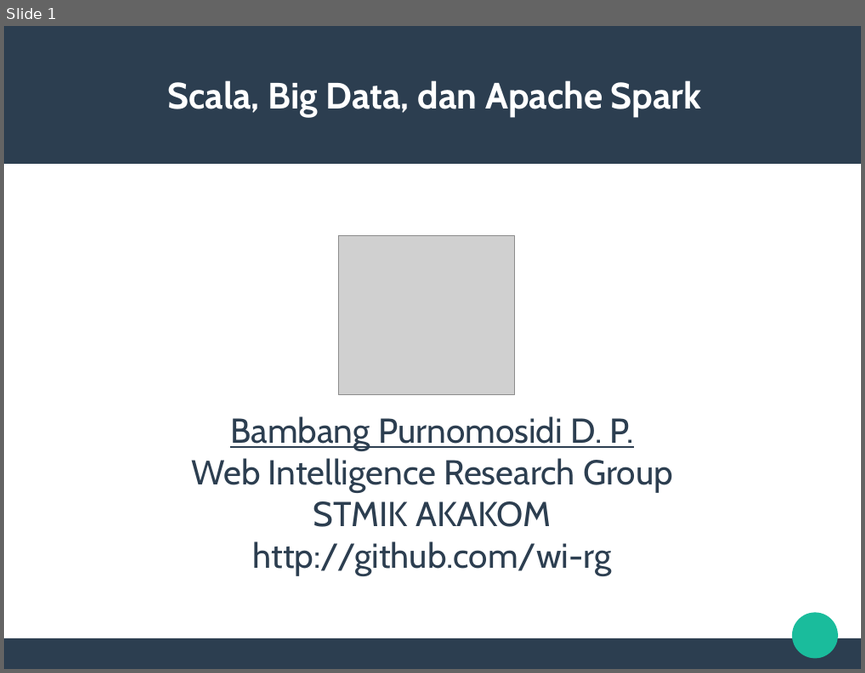
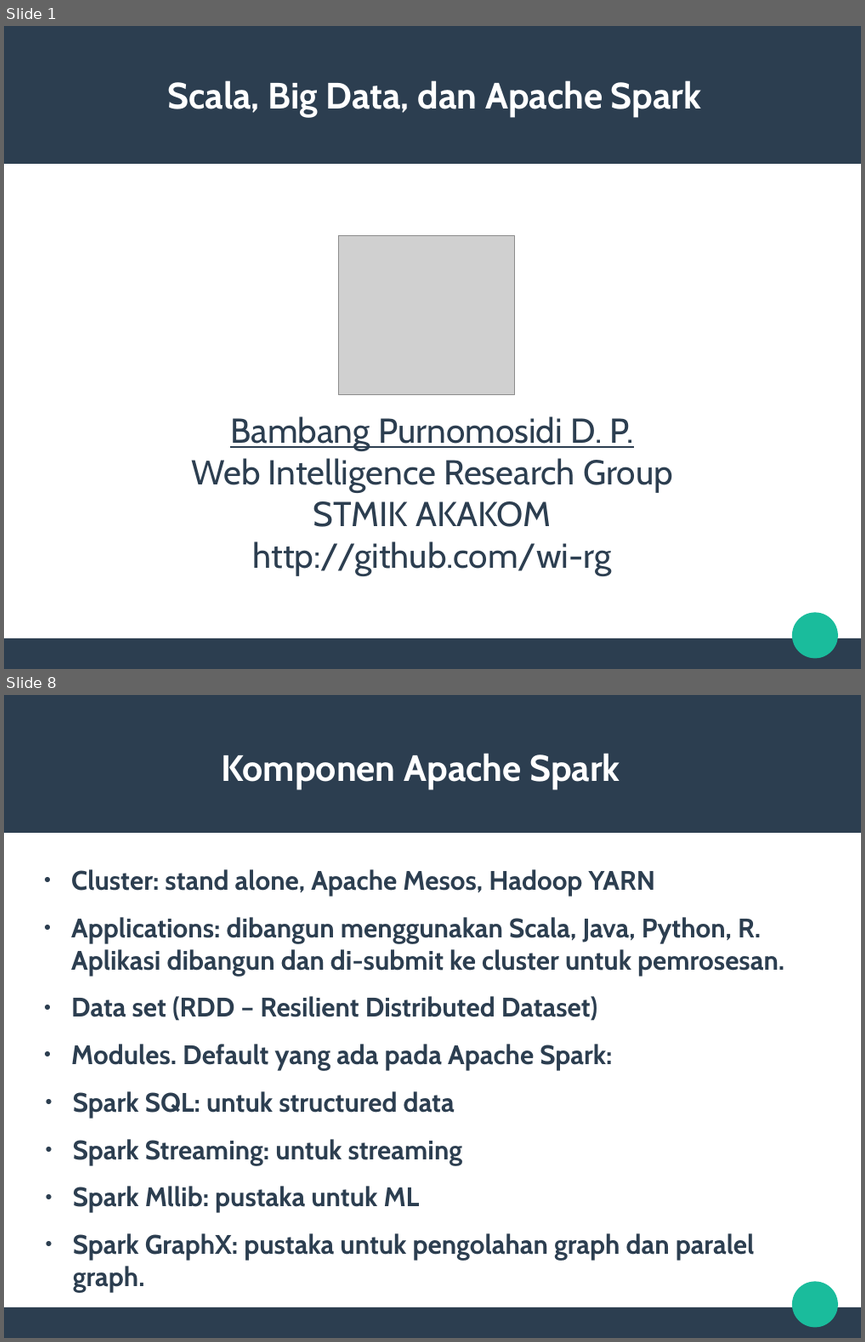
Before and after one commit to wi-rg/presentation, a slide deck: scala-bigdata-spark/scala-bigdata-spark.odp. Shown one above the other, each under a label of ours: slide 1 before the commit, slides 1 and 8 after it; the slides between them are not shown. The pictures are 865x673 and 865x1342 pixels, drawn with LibreOffice and Linux fonts; fonts in the diff are those of the drawing; grey boxes stand for pictures. Boxes give left, top, right and bottom in pixels: in the first picture for what was removed or moved away, otherwise in the second. Text is boxed around its words. In the diff, an @@ line names an element or a change of style, - is before the commit and + after.

Commit message:
Finish Scala-BigData-Spark presentation

```diff
--- a/scala-bigdata-spark/scala-bigdata-spark.odp
+++ b/scala-bigdata-spark/scala-bigdata-spark.odp
@@ slide 8 added at [4, 695, 861, 1338], background #FFFFFF; not listed: 3 template elements that a slide beside it also shows @@
@@ title added at [221, 753, 619, 789], 33.9 pt, text #FFFFFF, bold @@
+Komponen Apache Spark
@@ text added at [71, 869, 784, 1292], 24.8 pt, text #2C3E50, bold @@
+● Cluster: stand alone, Apache Mesos, Hadoop YARN
+● Applications: dibangun menggunakan Scala, Java, Python, R. Aplikasi dibangun dan di-submit ke cluster untuk pemrosesan.
+● Data set (RDD – Resilient Distributed Dataset)
+● Modules. Default yang ada pada Apache Spark:
+● Spark SQL: untuk structured data
+● Spark Streaming: untuk streaming
+● Spark Mllib: pustaka untuk ML
+● Spark GraphX: pustaka untuk pengolahan graph dan paralel graph.
```
Also in this commit, not shown: 6 other slides added, 1 other file.
